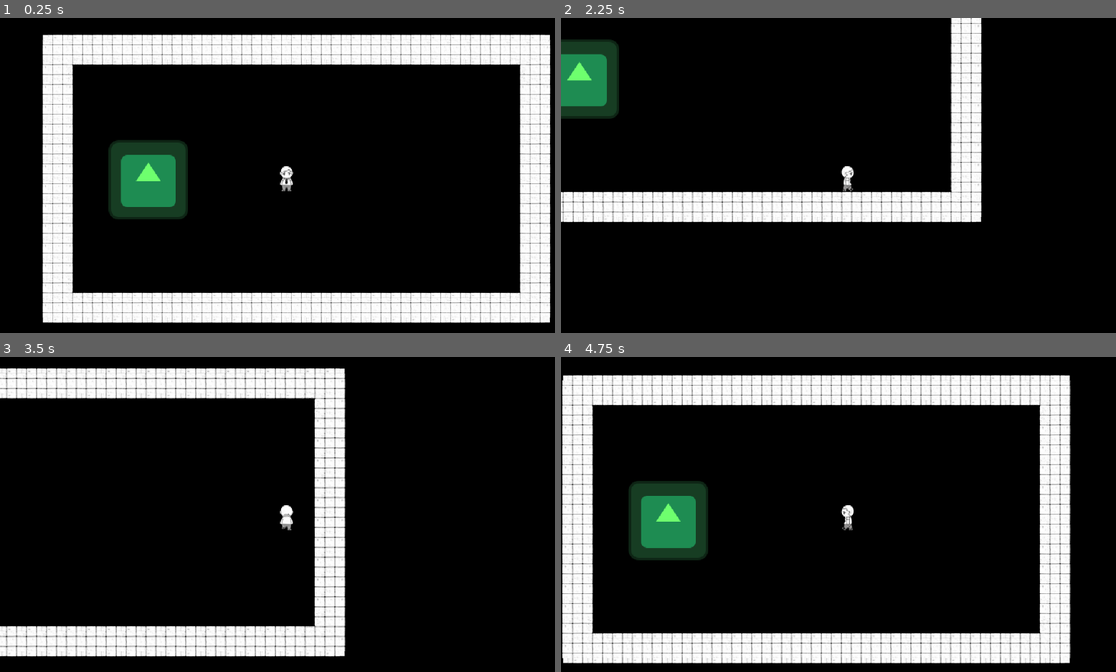
Above: before the commit, frames 1-4 (two rows, left to right).
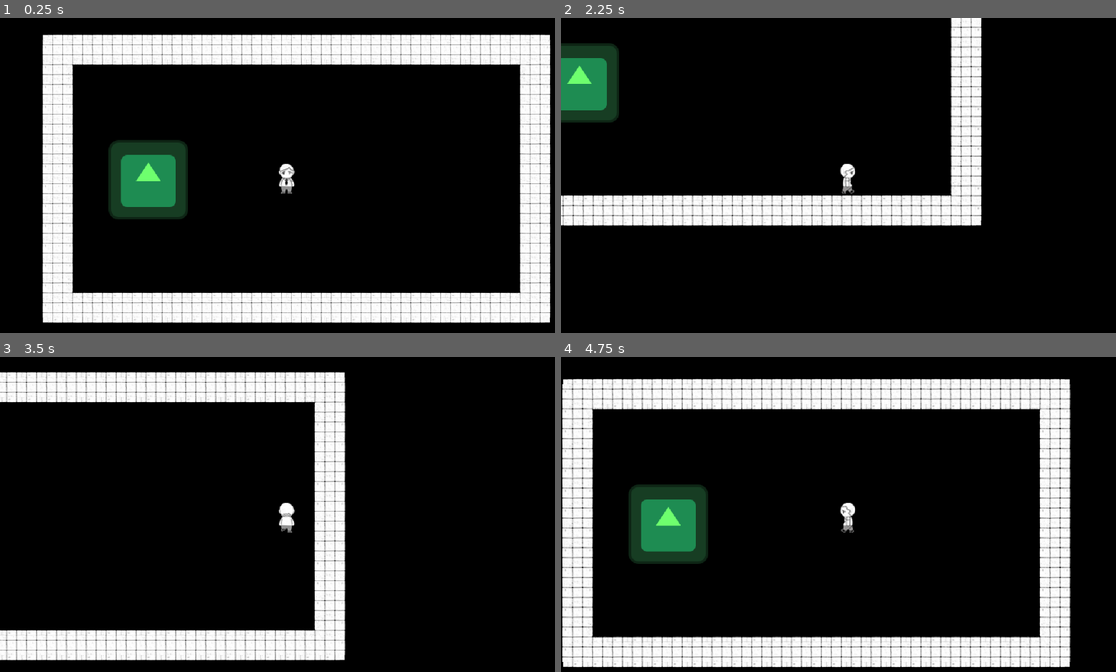
Above: after the commit, the same moments.

Repository: DBKGamedev/ScreamJameHorror
Game: Godot game, scene res://scenes/Rooms/Room_1.tscn
Same seed, same stepped clock (60 frames per second), same inputs: the game is played once before the commit and once after it. The engine's default icon, where the game draws it, is replaced by a stand-in: a white triangle on a blue panel in a dark square.
Inputs:
- Up to frame 1 (0.25 s): no input
- Up to frame 2 (2.25 s): tap Enter at 0.5 s; hold D (Right) 0.53-1.28 s; hold E (Interact) 0.53-1.28 s; hold S (Down) 1.28-2.03 s; tap E (Interact) at 1.35 s; hold D (Right) from 2.03 s (still down); hold E (Interact) from 2.03 s (still down)
- Up to frame 3 (3.5 s): release D (Right) at 2.78 s; release E (Interact) at 2.78 s; hold W (Up) from 2.78 s (still down); tap E (Interact) at 2.85 s
- Up to frame 4 (4.75 s): release W (Up) at 3.53 s; hold E (Interact) 3.53-4.28 s; hold A (Left) from 3.53 s (still down); tap E (Interact) at 4.35 s

The runs differ from the first frame. In frame 1, 0.1% of the frame differs, in the area x 50-54%, y 46-56%; in frame 2, 5.1%; in frame 3, 7.1%; in frame 4, 12%, in the area x 0-92%, y 5-99%.

Commit message:
scaled player

Diff:
--- a/scenes/interaction/interactor_component.tscn
+++ b/scenes/interaction/interactor_component.tscn
@@ -3,7 +3,7 @@
 [ext_resource type="Script" uid="uid://dmgka846kscbq" path="res://scenes/interaction/interactor_component.gd" id="1_td77p"]
 
 [sub_resource type="CircleShape2D" id="CircleShape2D_12bqy"]
-radius = 25.0
+radius = 29.0
 
 [node name="InteractorComponent" type="Node2D"]
 script = ExtResource("1_td77p")
--- a/scenes/player/player.tscn
+++ b/scenes/player/player.tscn
@@ -15,8 +15,8 @@
 [ext_resource type="Texture2D" uid="uid://cqxq1ednm13ea" path="res://assets/art/player/Protag_ RightSide_Walk02.png" id="13_myrg7"]
 
 [sub_resource type="CapsuleShape2D" id="CapsuleShape2D_lvxji"]
-radius = 7.0
-height = 24.0
+radius = 8.0
+height = 26.0
 
 [sub_resource type="Animation" id="Animation_0owmy"]
 resource_name = "idle_front"
@@ -252,12 +252,12 @@
 [node name="InteractorComponent" parent="." instance=ExtResource("4_lvxji")]
 
 [node name="CollisionShape2D" type="CollisionShape2D" parent="."]
-position = Vector2(0, 14)
+position = Vector2(0, 19)
 rotation = 1.5708
 shape = SubResource("CapsuleShape2D_lvxji")
 
 [node name="PlayerSprite" type="Sprite2D" parent="."]
-scale = Vector2(1.25, 1.25)
+scale = Vector2(1.5, 1.5)
 texture = ExtResource("5_5gtgg")
 
 [node name="Camera2D" type="Camera2D" parent="."]
